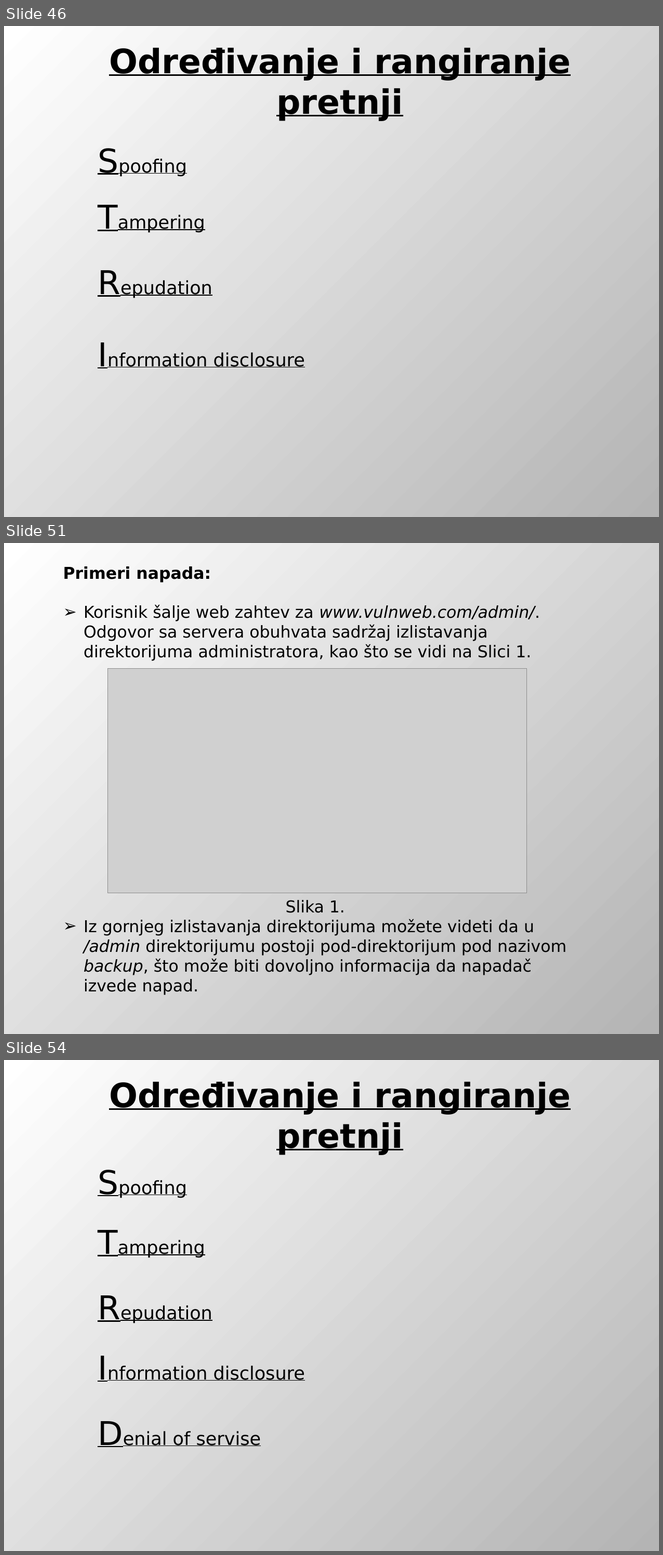
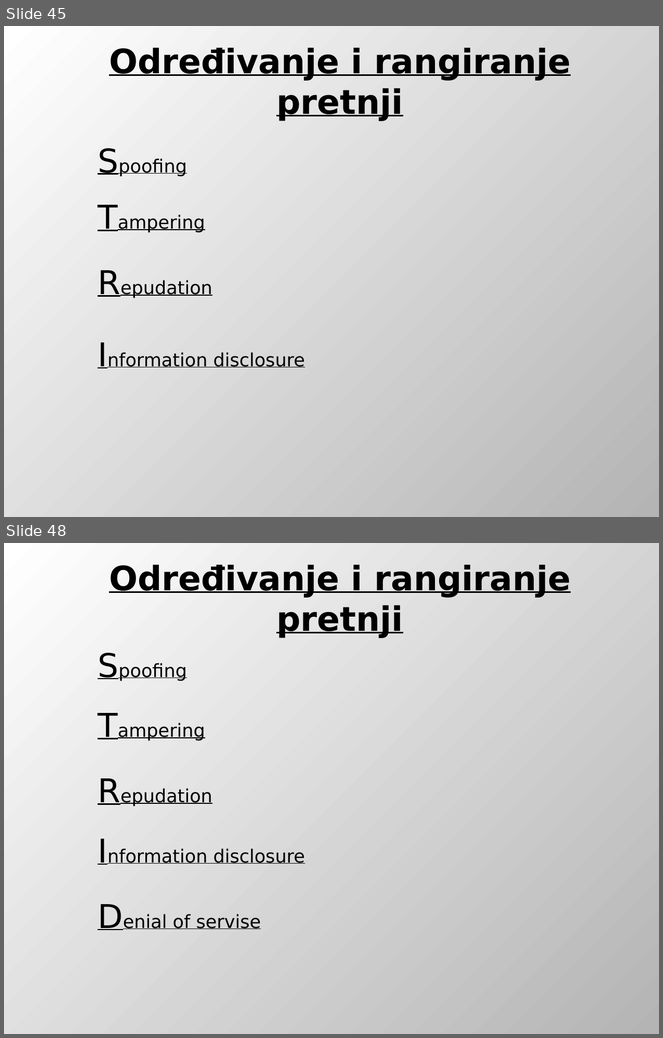
Before and after one commit to DejanUrosevic/XML-Projekat, a slide deck: Model Pretnji.pptx. Shown one above the other, each under a label of ours: slides 46, 51 and 54 before the commit, slides 45 and 48 after it; the slides between them are not shown. The pictures are 663x1555 and 663x1038 pixels, drawn with LibreOffice and Linux fonts; fonts in the diff are those of the drawing; grey boxes stand for pictures. Boxes give left, top, right and bottom in pixels: in the first picture for what was removed or moved away, otherwise in the second. Text is boxed around its words. In the diff, an @@ line names an element or a change of style, - is before the commit and + after.

Commit message:
Ubaceni napadi repudiation i information disclosure u prezentaciju...

```diff
--- a/Model Pretnji.pptx
+++ b/Model Pretnji.pptx
@@ slide 51 removed at [4,543,659,1034], background gradient #FFFFFF to #B4B4B4 @@
@@ text removed at [63,566,567,995] @@
-Primeri napada:
-➢ Korisnik šalje web zahtev za www.vulnweb.com/admin/. Odgovor sa servera obuhvata sadržaj izlistavanja direktorijuma administratora, kao što se vidi na Slici 1.
-Slika 1.
-➢ Iz gornjeg izlistavanja direktorijuma možete videti da u /admin direktorijumu postoji pod-direktorijum pod nazivom backup, što može biti dovoljno informacija da napadač izvede napad.
@@ picture removed at [107,669,527,893] @@
@@ what was slide 46 is now slide 45 @@
@@ what was slide 54 is now slide 48 @@
```
Also in this commit, not shown: 2 slides changed, 2 slides added, 7 other slides removed.
